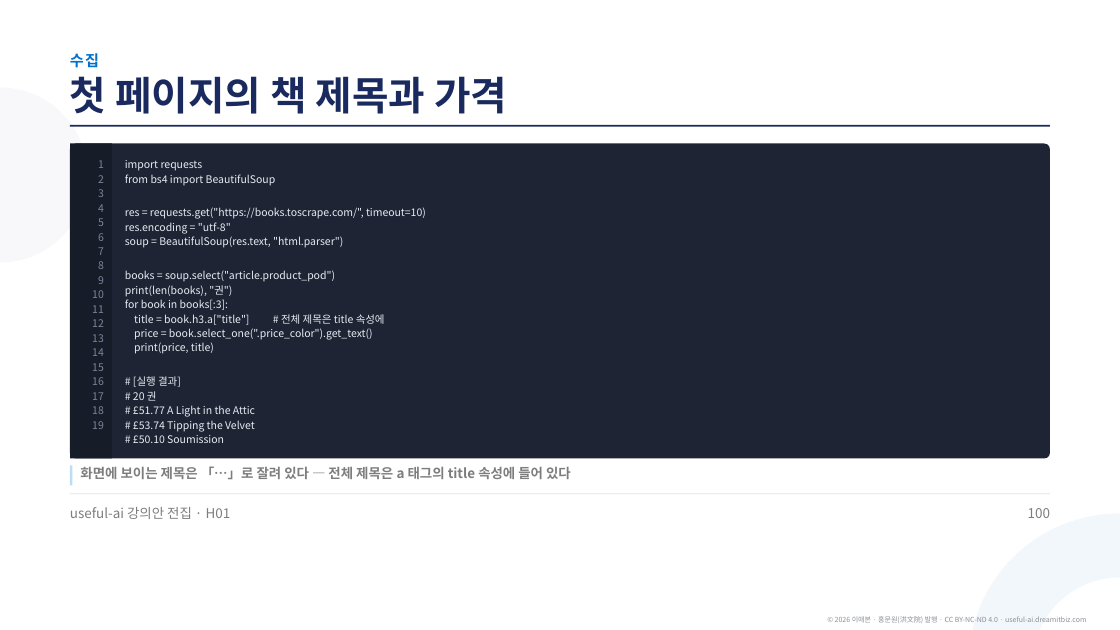
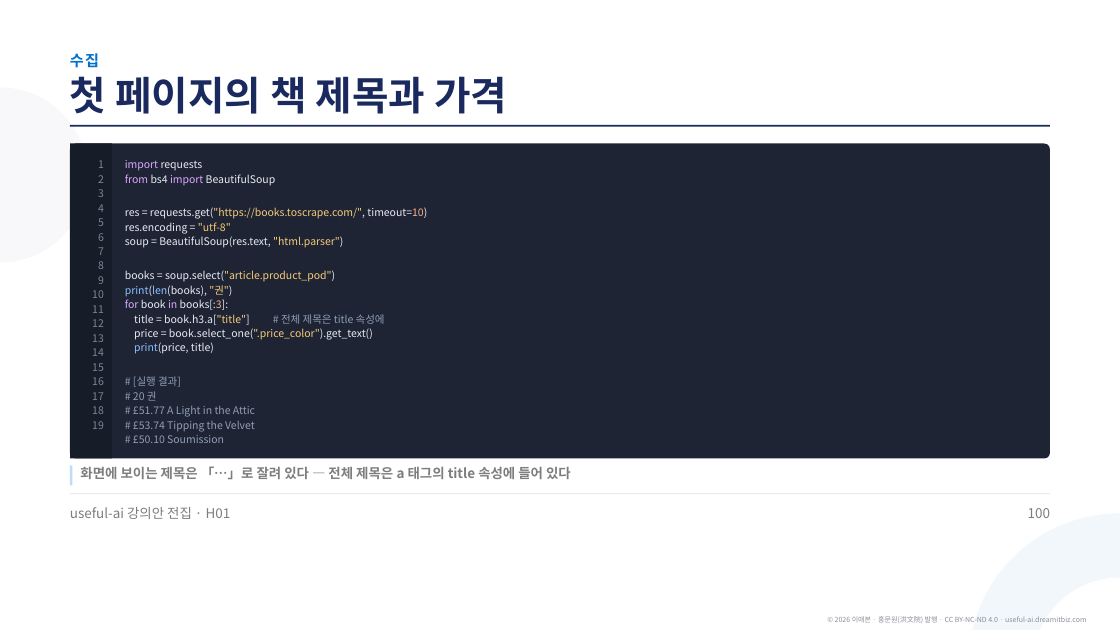
Before and after one commit to aebonlee/materials, a slide deck: slide 102 of library/h01-python-basics/h01-python-basics.pptx. Drawn at 1120x630 pixels with LibreOffice and Linux fonts; fonts in the diff are those of the drawing. Boxes give left, top, right and bottom in pixels: in the first picture for what was removed or moved away, otherwise in the second. Text is boxed around its words. In the diff, an @@ line names an element or a change of style, - is before the commit and + after.

```diff
--- a/library/h01-python-basics/h01-python-basics.pptx
+++ b/library/h01-python-basics/h01-python-basics.pptx
@@ text "import requests" at (x1=125, y1=160, x2=427, y2=443): text colour #E6EAF2 to #D9A7FF in "import", "from import", "for in"; text colour #E6EAF2 to #F5C97A in "requests.get("https://books.toscrape.com/",", ""utf-8"", ""html.parser")", "soup.select("article.product_pod")" and 3 more places; text colour #E6EAF2 to #FFB08A in "timeout=10)", "books[:3]:"; text colour #E6EAF2 to #8ABFFF in "print(len(books),", "print(price,"; text colour #E6EAF2 to #8F9DB5 in "# 전체 제목은 title 속성에", "# [실행 결과]", "# 20 권", "# £51.77 A Light in the Attic" and 2 more places @@
```
Also in this commit, not shown: 51 other slides changed, 3 other files.
